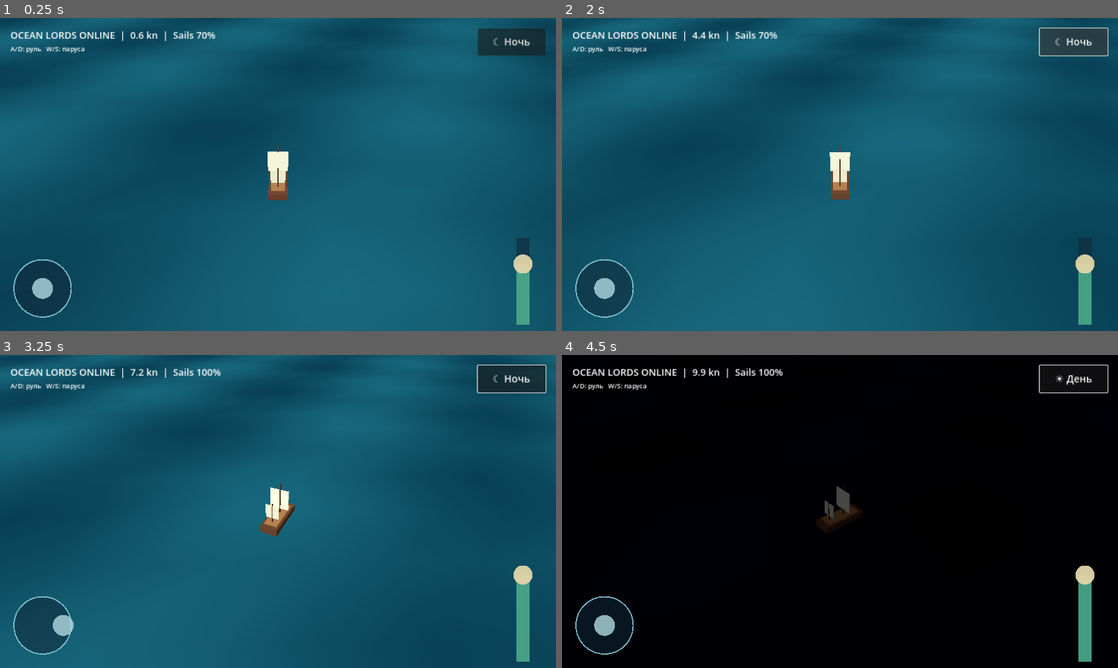
Above: before the commit, frames 1-4 (two rows, left to right).
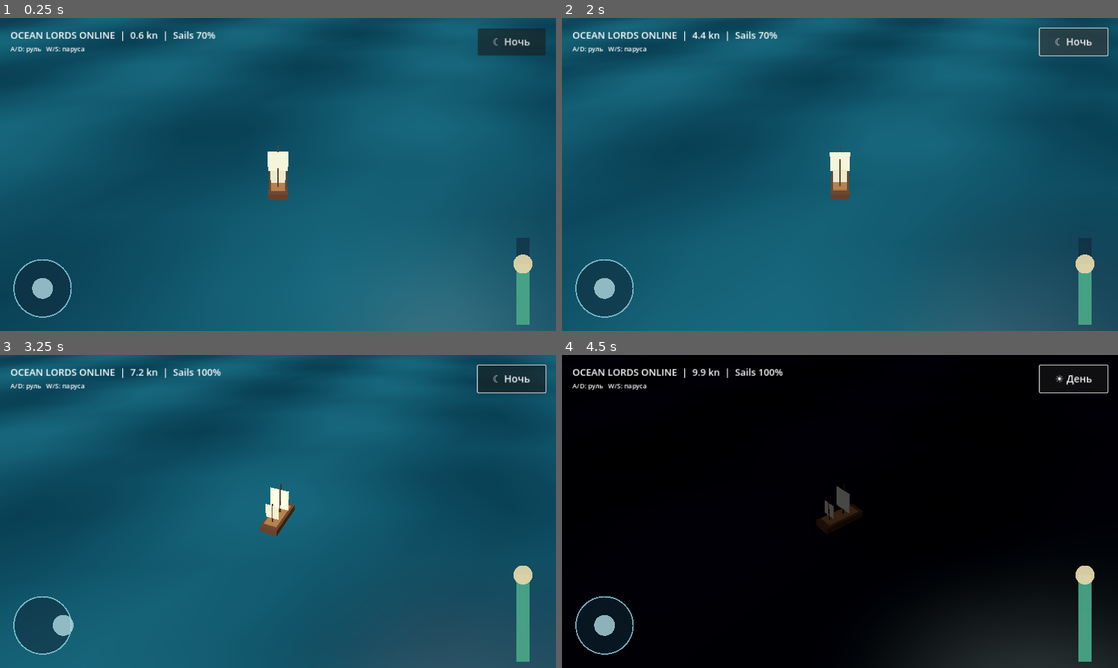
Above: after the commit, the same moments.

Repository: maillunex-lang/ocean-lords-online
Game: Godot game, scene res://scenes/main.tscn
The game is run twice, just before and just after one commit, with the same random seed, the same clock (stepped at 60 frames per second) and the same inputs.
Inputs (mouse positions are in pixels of both pictures, inside the frame that each line leads up to):
- Up to frame 1 (0.25 s): no input
- Up to frame 2 (2 s): click "☾ Ночь" at 0.5 s; click "☀ День" at 1.25 s
- Up to frame 3 (3.25 s): tap Enter at 2 s; move the mouse to (400, 495) at 2.02 s; hold Right (ui_right) 2.03-2.75 s; tap N at 2.1 s; click (400, 495) at 2.17 s; drag from (166, 527) to (250, 574) at 2.77 s
- Up to frame 4 (4.5 s): move the mouse to (895, 442) at 3.52 s; hold Right (ui_right) 3.53-4.25 s; tap N at 3.6 s; drag from (812, 574) to (673, 464) at 4.27 s

The runs differ from the first frame. In frame 1, 1.2% of the frame differs, in the area x 71-92%, y 91-100%; in frame 2, 1.3%; in frame 3, 2.2%; in frame 4, 4.4%, in the area x 64-100%, y 83-100%.

Commit message:
feat: add lightweight directional sun glints to mobile ocean

Diff:
--- a/shaders/ocean_mobile.gdshader
+++ b/shaders/ocean_mobile.gdshader
@@ -9,6 +9,8 @@
 uniform bool use_texture_details = false;
 uniform float normal_strength : hint_range(0.0, 1.0) = 0.35;
 uniform float foam_amount : hint_range(0.0, 1.0) = 0.25;
+uniform vec3 sun_direction = vec3(0.4, 0.8, 0.25);
+uniform float sun_glitter : hint_range(0.0, 1.0) = 0.32;
 uniform vec4 foam_color : source_color = vec4(0.70, 0.83, 0.83, 1.0);
 uniform vec4 deep_color : source_color = vec4(0.025, 0.16, 0.22, 1.0);
 uniform vec4 crest_color : source_color = vec4(0.10, 0.38, 0.43, 1.0);
@@ -48,4 +50,10 @@
     }
     ROUGHNESS = 0.26;
     METALLIC = 0.08;
+    // Cheap directional glints, no screen-space reflection or extra texture fetch.
+    vec3 light_dir = normalize(sun_direction);
+    vec3 view_dir = normalize(VIEW);
+    vec3 half_dir = normalize(light_dir + view_dir);
+    float sparkle = pow(max(dot(normalize(NORMAL), half_dir), 0.0), 64.0);
+    EMISSION = vec3(0.60, 0.72, 0.72) * sparkle * sun_glitter;
 }
